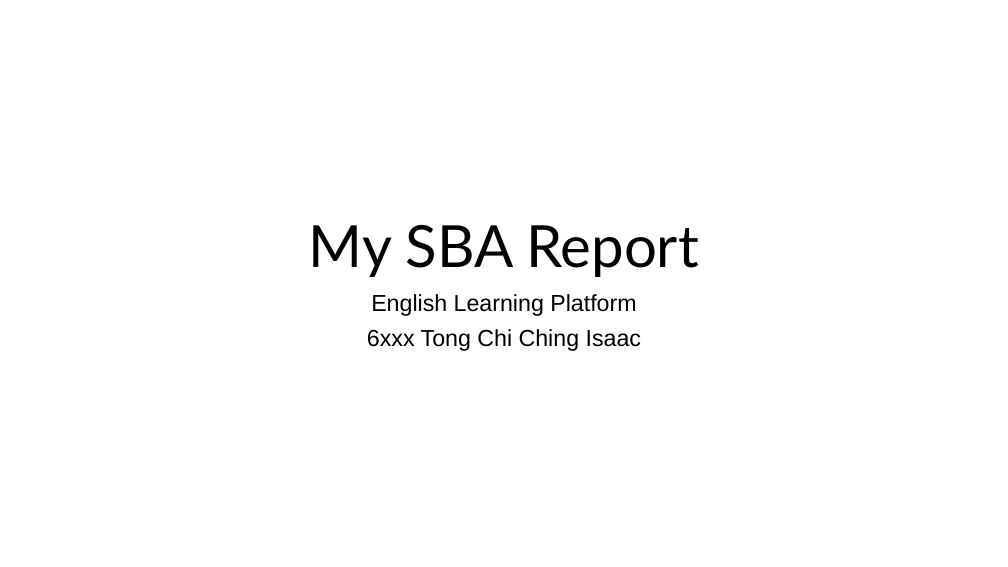
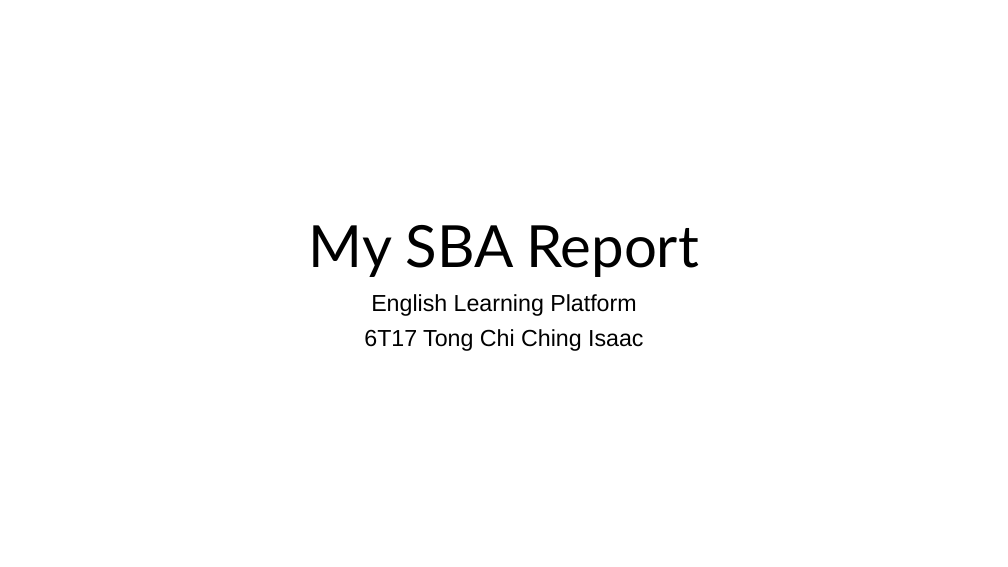
Before and after one commit to iissaaaacc01/School-SBA-english-learning-program-, a slide deck: slide 1 of Isaac SBA Report.pptx. Drawn at 1008x567 pixels with LibreOffice and Linux fonts; fonts in the diff are those of the drawing. Boxes give left, top, right and bottom in pixels: in the first picture for what was removed or moved away, otherwise in the second. Text is boxed around its words. In the diff, an @@ line names an element or a change of style, - is before the commit and + after.

```diff
--- a/Isaac SBA Report.pptx
+++ b/Isaac SBA Report.pptx
@@ subtitle at box(364, 329, 643, 351): text changed @@
-6xxx Tong Chi Ching Isaac
+6T17 Tong Chi Ching Isaac
```
Also in this commit, not shown: 4 other slides changed.
